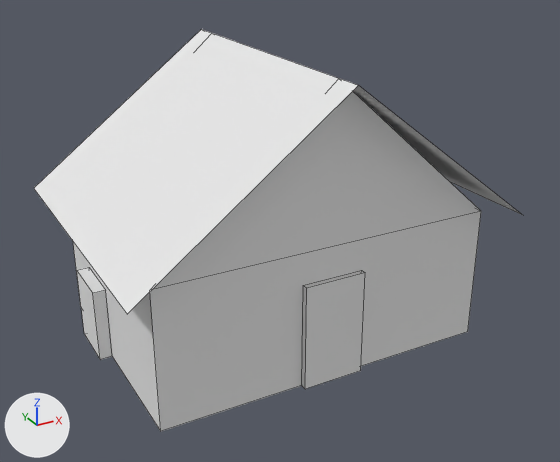
Before and after pictures for a commit that changed the OBJ model UnityProject/Assets/Art/Buildings/Hut.obj.
Before and after are seen from a 50 mm camera at (-5.51, -10.42, 6.83) aimed at (0.05, -0.32, 1.78). Arrows for +X, +Y and +Z are at lower left; the lights stay in place. The first picture is the older version. Mesh edges are drawn as thin lines. Where no turn or scale is listed for an object, it has been applied to the vertices. Vertices at exactly the same position are counted once.

The first picture shows 'Hut'.
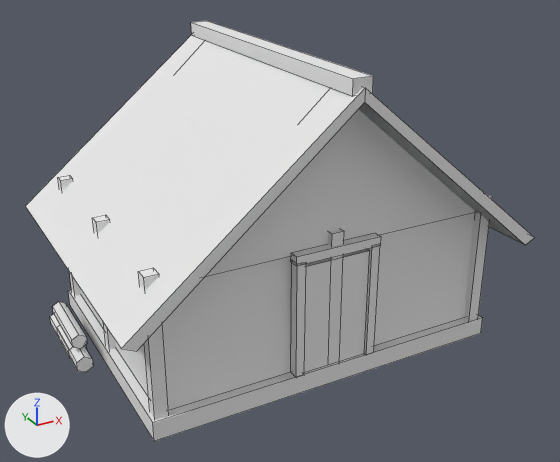
What differs and where, as boxes (x1, y1, x2, y2) in the pictures (560 x 462 px; the box of a moved part takes in the faces that stretch with it):
'Hut', reshaped: before (34, 29, 522, 431); after (26, 21, 535, 441)
part 1 of me_hut, added: after (68, 290, 482, 441)
part 2 of me_hut, added: after (58, 175, 80, 296)
part 3 of me_hut, added: after (138, 268, 169, 420)
part 4 of me_hut, added: after (328, 229, 344, 260)
part 5 of me_hut, added: after (465, 195, 492, 320)
part 6 of me_hut, added: after (92, 215, 116, 350)
part 7 of me_hut, added: after (305, 249, 370, 373)
part 8 of me_hut, added: after (291, 262, 306, 378)
part 9 of me_hut, added: after (365, 244, 380, 355)
part 10 of me_hut, added: after (291, 233, 381, 266)
part 11 of me_hut, added: after (191, 21, 373, 96)
part 12 of me_hut, added: after (50, 314, 86, 359)
part 13 of me_hut, added: after (70, 346, 93, 372)
part 14 of me_hut, added: after (52, 302, 87, 349)
part 15 of me_hut, rebuilt (11% taller): before (34, 29, 522, 314); after (26, 35, 535, 351)
part 16 of me_hut, deleted: before (77, 268, 112, 360)
part 17 of me_hut, moved or reshaped: before (73, 91, 481, 431); after (80, 109, 476, 411)

The change, as a diff of the scene's bpy script:
```diff
--- a/UnityProject/Assets/Art/Buildings/Hut.obj.py
+++ b/UnityProject/Assets/Art/Buildings/Hut.obj.py
@@ me_hut @@
 # used by ob_hut; location = (0.0, 0.0, 0.0)
 # verts and faces of me_hut; kept vertices keep their numbers, new ones are numbered from 32
 # before: 0 (-2.75, 2.0, 0.0) at pixel (80, 306), 1 (2.75, 2.0, 0.0), 2 (2.75, -2.0, 0.0) at pixel (467, 331), 3 (-2.75, -2.0, 0.0) at pixel (160, 431), 4 (-2.75, 2.0, 2.2)
 # before: 5 (2.75, 2.0, 2.2), 6 (2.75, -2.0, 2.2) at pixel (481, 211), 7 (-2.75, -2.0, 2.2) at pixel (149, 290), 14 (0.0, -2.0, 4.6) at pixel (338, 78), 15 (0.0, 2.0, 4.6) at pixel (211, 33)
-me_hut.from_pydata(...)  # 32 vertices, 22 faces; spans x -3.2..3.2, y -2.45..2.45, z 0.0..4.6
+me_hut.from_pydata(...)  # 182 vertices, 132 faces; spans x -3.39..3.35, y -2.6..2.6, z -0.01..4.72
+# me_hut part 1: a new loose piece, a box spanning x -2.9..2.9, y -2.15..2.15, z 0.0..0.3, in mat_walls (white #e7e7e7)
+# me_hut part 2: a new loose piece, a box spanning x -2.85..-2.65, y 1.9..2.1, z 0.25..2.45, in mat_walls (white #e7e7e7)
+# me_hut part 3: a new loose piece, a box spanning x -2.85..-2.65, y -2.1..-1.9, z 0.25..2.45, in mat_walls (white #e7e7e7)
+# me_hut part 4: a new loose piece, a box spanning x -0.1..0.1, y -2.1..-1.9, z 0.25..2.45, in mat_walls (white #e7e7e7)
+# me_hut part 5: a new loose piece, a box spanning x 2.65..2.85, y -2.1..-1.9, z 0.25..2.45, in mat_walls (white #e7e7e7)
+# me_hut part 6: a new loose piece, a box spanning x -2.85..-2.65, y -0.1..0.1, z 0.25..2.45, in mat_walls (white #e7e7e7)
+# me_hut part 7: a new loose piece, a box spanning x -0.55..0.55, y -2.11..-1.99, z 0.3..2.05, in mat_roof (white #e7e7e7)
+# me_hut part 8: a new loose piece, a box spanning x -0.69..-0.55, y -2.16..-2.0, z 0.3..2.15, in mat_walls (white #e7e7e7)
+# me_hut part 9: a new loose piece, a box spanning x 0.55..0.69, y -2.16..-2.0, z 0.3..2.15, in mat_walls (white #e7e7e7)
+# me_hut part 10: a new loose piece, a box spanning x -0.7..0.7, y -2.16..-2.0, z 2.12..2.26, in mat_walls (white #e7e7e7)
+# me_hut part 11: a new loose piece, a box spanning x -0.15..0.15, y -2.55..2.55, z 4.5..4.72, in mat_roof (white #e7e7e7)
+# me_hut part 12: a new loose piece, a 6-sided cylinder along y spanning x -3.39..-3.11, y 0.3..1.5, z -0.01..0.31, in mat_walls (white #e7e7e7)
+# me_hut part 13: a new loose piece, a 6-sided cylinder along y spanning x -3.37..-3.13, y -0.1..1.1, z 0.01..0.29, in mat_walls (white #e7e7e7)
+# me_hut part 14: a new loose piece, a 6-sided cylinder along y spanning x -3.36..-3.14, y 0.1..1.3, z 0.32..0.58, in mat_walls (white #e7e7e7)
+# me_hut part 15: the loose piece of 6 vertices spanning x -3.2..3.2, y -2.45..2.45, z 2.2..4.6 is rebuilt with 12 vertices and now spans x -3.35..3.35, y -2.6..2.6, z 1.76..4.6
+# me_hut part 16: the loose piece of 8 vertices spanning x -2.95..-2.75, y 0.15..1.05, z 0.0..1.2 is deleted
+# me_hut part 17
+delete_vertices([*range(0, 4)])  # with the faces that use them
+delete_faces([(4, 5, 6, 7), (6, 7, 14), (4, 5, 15)])
+verts[32] = (-2.75, 2.0, 0.3)
+verts[33] = (2.75, 2.0, 0.3)
+verts[34] = (2.75, -2.0, 0.3)
+verts[35] = (-2.75, -2.0, 0.3)
+verts[36] = (-2.67, 1.94, 2.2)
+verts[37] = (2.67, 1.94, 2.2)
+verts[38] = (2.67, -1.94, 2.2)
+verts[39] = (-2.67, -1.94, 2.2)
+faces += [(32, 33, 34, 35), (36, 39, 38, 37), (32, 36, 37, 33), (33, 37, 38, 34), (34, 38, 39, 35), (32, 35, 39, 36)]  # mat_walls (white #e7e7e7)
+faces += [(6, 14, 7), (4, 15, 5)]  # mat_walls (white #e7e7e7)
+# other edits to the shape of me_hut do not show in these pictures
 me_hut.materials.append(mat_walls)
```
